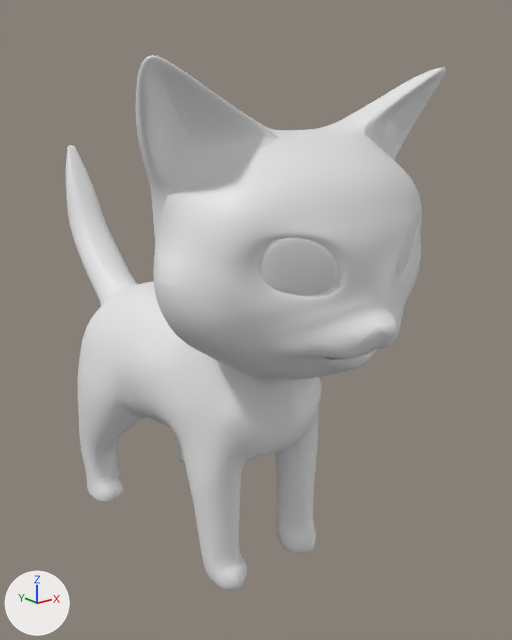
Two versions of the Blender file ccat.blend, one commit apart.
Camera for both pictures: a camera (50 mm lens) standing at (-10.9, -25.19, 12.19) and looking at (1.4, -9.82, 6.04). The axes (+X, +Y, +Z) are drawn at lower left. The lights are the same throughout.

The first picture shows 'Cat'.
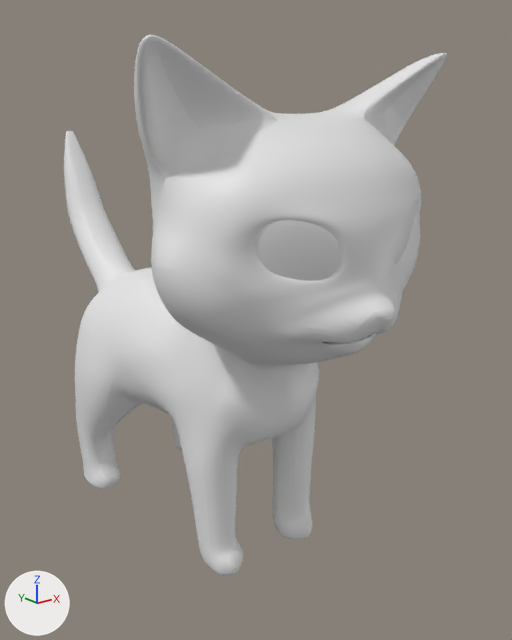
The change, as a list of edits to the scene's bpy script:
```text
Change me_plane_003:
    used by ob_cat; location = (0.0, -10.88, 5.5)
    remove me_plane_003.from_pydata(...)  # 1078 vertices, 1057 faces; spans x -4.4..4.4, y -5.19..9.78, z -5.85..7.47
    add me_plane_003.from_pydata(...)  # 1248 vertices, 1249 faces; spans x -4.4..4.4, y -15.99..-1.04, z 0.0..13.3
    me_plane_003 part 1: the loose piece of 948 vertices spanning x -4.4..4.4, y -5.19..9.78, z -5.85..7.47 is turned 0.7 degrees about the x axis through its middle, then moved by (0.0, -10.79, 5.9)
    me_plane_003 part 2: a new loose piece of 134 vertices spanning x -2.55..-0.02, y -15.4..-13.59, z 8.3..10.34
    me_plane_003 part 3: the loose piece of 49 vertices spanning x -2.46..-0.73, y -4.52..-3.56, z 2.61..4.28 is deleted
Change ob_cat:
    ob_cat.location: (0.0, -10.88, 5.5) -> (0.0, 0.0, 0.0)
```

Location of each change, (x1, y1, x2, y2) in pixels of the pictures (512 x 640 px; the box of a moved part takes in the faces that stretch with it):
'Cat', reshaped, moved
    before: (66, 55, 446, 590)
    after: (64, 35, 447, 576)
part 1 of me_plane_003, moved or reshaped
    before: (66, 55, 446, 590)
    after: (64, 35, 447, 576)
part 2 of me_plane_003, added
    after: (254, 220, 341, 281)
part 3 of me_plane_003, deleted
    before: (258, 238, 337, 296)
